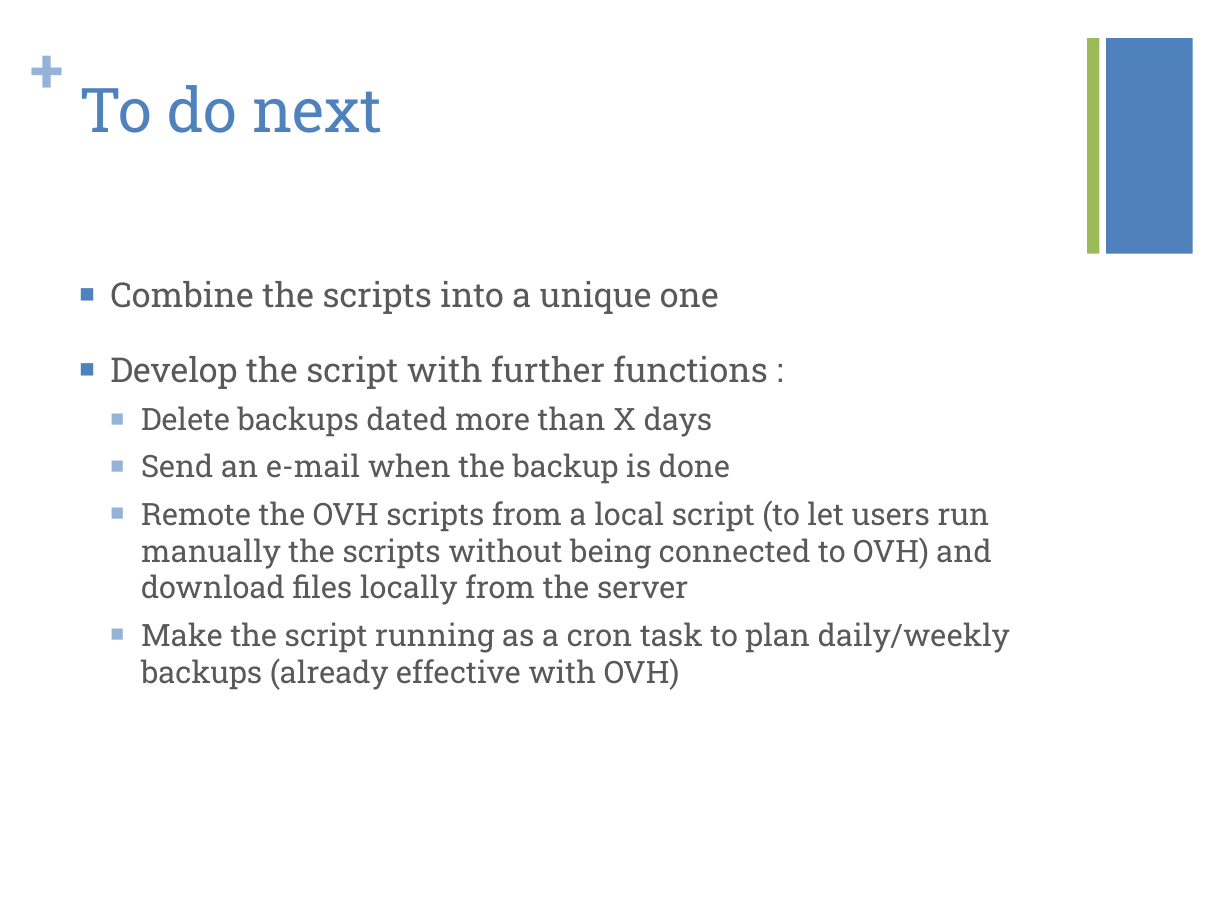
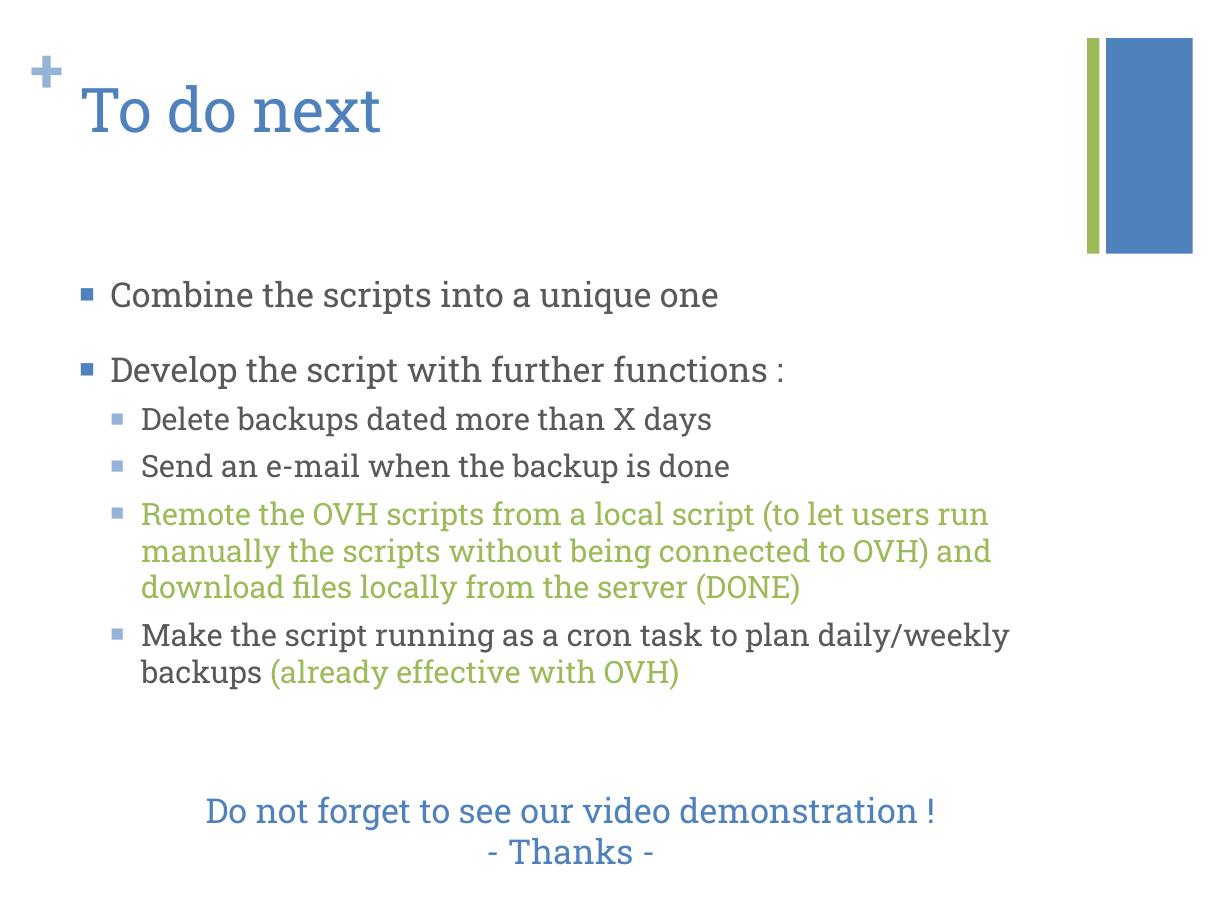
Before and after one commit to kiago/isepse2014, a slide deck: slide 10 of projects/easyBackup/easyBackupPresentation.pptx. Drawn at 1232x924 pixels with LibreOffice and Linux fonts; fonts in the diff are those of the drawing. Boxes give left, top, right and bottom in pixels: in the first picture for what was removed or moved away, otherwise in the second. Text is boxed around its words. In the diff, an @@ line names an element or a change of style, - is before the commit and + after.

```diff
--- a/projects/easyBackup/easyBackupPresentation.pptx
+++ b/projects/easyBackup/easyBackupPresentation.pptx
@@ text at (141,500,991,605): text changed; text colour #595959 to #9BBB59 @@
-  ■ Remote the OVH scripts from a local script (to let users run manually the scripts without being connected to OVH) and download files locally from the server
+  ■ Remote the OVH scripts from a local script (to let users run manually the scripts without being connected to OVH) and download files locally from the server (DONE)
@@ text at (141,622,1010,690): text colour #595959 to #9BBB59 in "(already effective with OVH)" @@
@@ text added at (206,796,918,865), 20 pt, text #4F81BD @@
+Do not forget to see our video demonstration !
+- Thanks -
```
Also in this commit, not shown: 6 other slides changed, 2 slides added, 2 slides removed.
